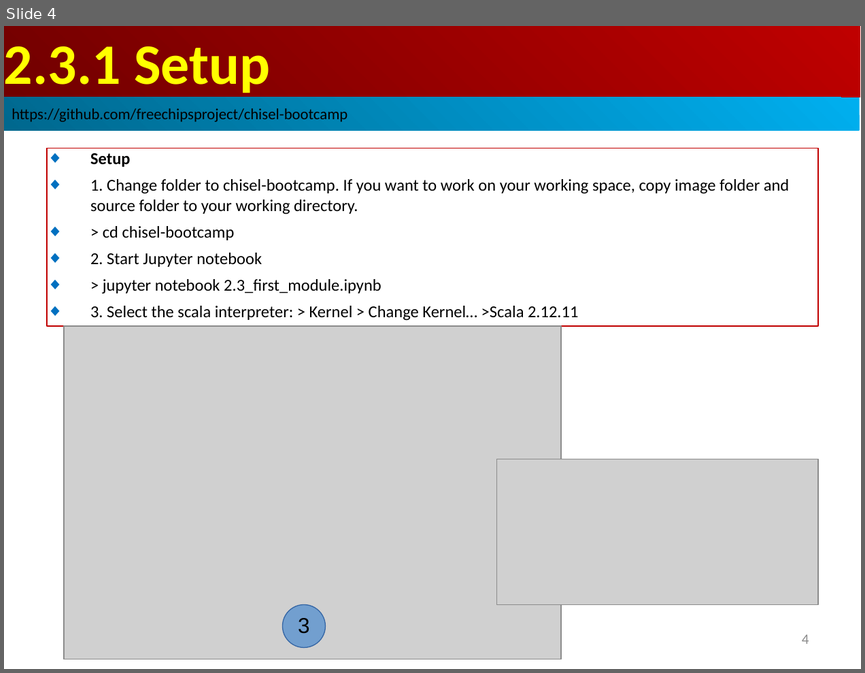
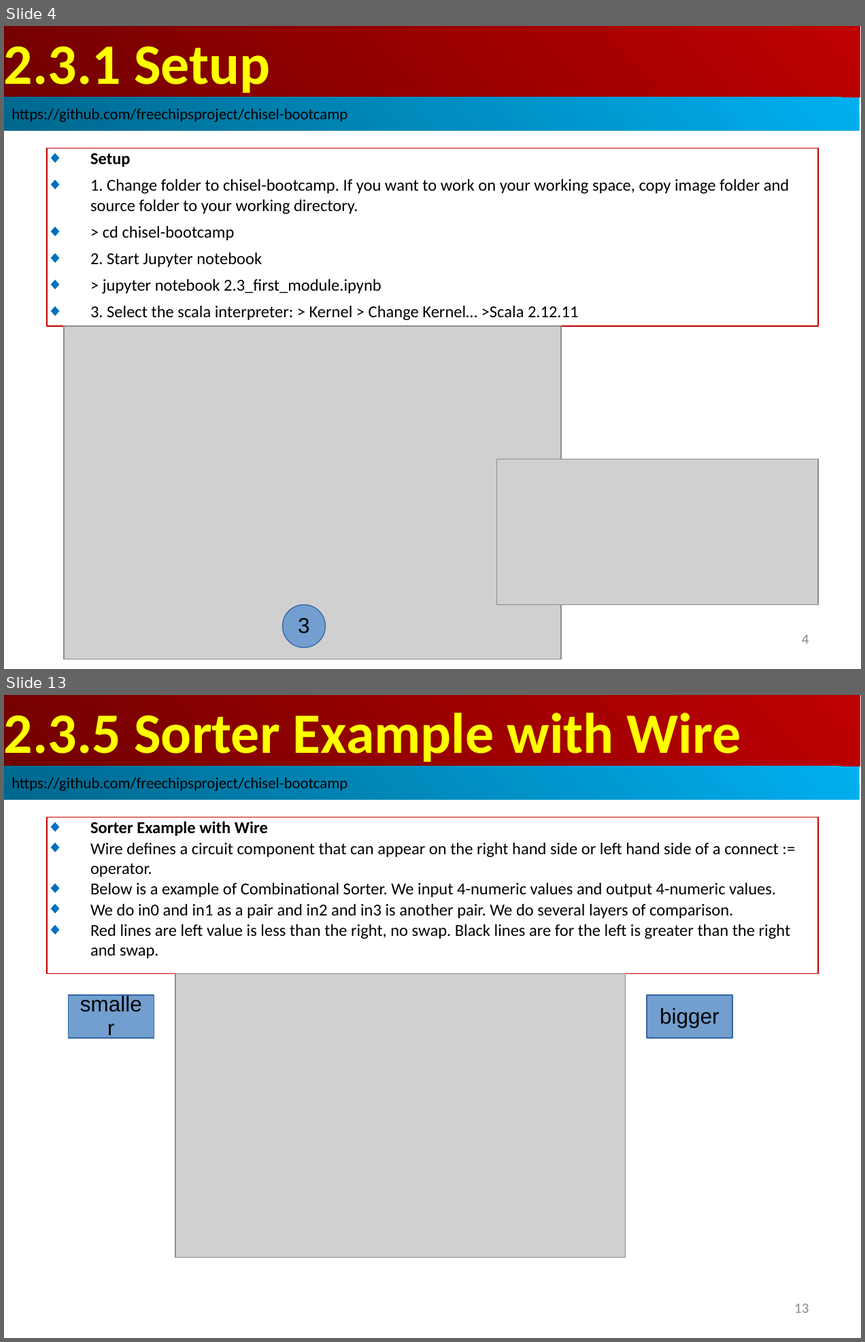
Before and after one commit to peterhchen/AIU_CS800_Chisel, a slide deck: 300_UCB_BC/002.3_Control_Flow/000_Video/002.3_Control_Flow.ppt. Shown one above the other, each under a label of ours: slide 4 before the commit, slides 4 and 13 after it; the slides between them are not shown. The pictures are 865x673 and 865x1342 pixels, drawn with LibreOffice and Linux fonts; fonts in the diff are those of the drawing; grey boxes stand for pictures. Boxes give left, top, right and bottom in pixels: in the first picture for what was removed or moved away, otherwise in the second. Text is boxed around its words. In the diff, an @@ line names an element or a change of style, - is before the commit and + after.

```diff
--- a/300_UCB_BC/002.3_Control_Flow/000_Video/002.3_Control_Flow.ppt
+++ b/300_UCB_BC/002.3_Control_Flow/000_Video/002.3_Control_Flow.ppt
@@ slide 13 added at box(4, 695, 861, 1338), background #FFFFFF @@
@@ rectangle added at box(4, 695, 860, 766), fill gradient #BF0000 to #710000, 48 pt, text #FFFF00, bold @@
+2.3.5 Sorter Example with Wire
@@ rectangle added at box(4, 766, 859, 800), fill gradient #00AFEF to #00688E, 13 pt, text #000000 @@
+https://github.com/freechipsproject/chisel-bootcamp
@@ rectangle added at box(47, 817, 818, 974), outline #C00000 0.74 pt, 14 pt, text #000000 @@
+◆ Sorter Example with Wire
+◆ Wire defines a circuit component that can appear on the right hand side or left hand side of a connect := operator.
+◆ Below is a example of Combinational Sorter. We input 4-numeric values and output 4-numeric values.
+◆ We do in0 and in1 as a pair and in2 and in3 is another pair. We do several layers of comparison.
+◆ Red lines are left value is less than the right, no swap. Black lines are for the left is greater than the right and swap.
@@ picture added at box(175, 974, 626, 1257) @@
@@ rectangle added at box(68, 995, 154, 1038), fill #729FCF, outline #3465A4 0.74 pt, 18 pt, text #000000 @@
+smaller
@@ rectangle added at box(647, 995, 732, 1038), fill #729FCF, outline #3465A4 0.74 pt, 18 pt, text #000000 @@
+bigger
@@ page number added at box(794, 1303, 808, 1312), 12 pt, text #8B8B8B @@
+13
```
Also in this commit, not shown: 8 slides changed, 16 other slides added, 17 slides removed.
